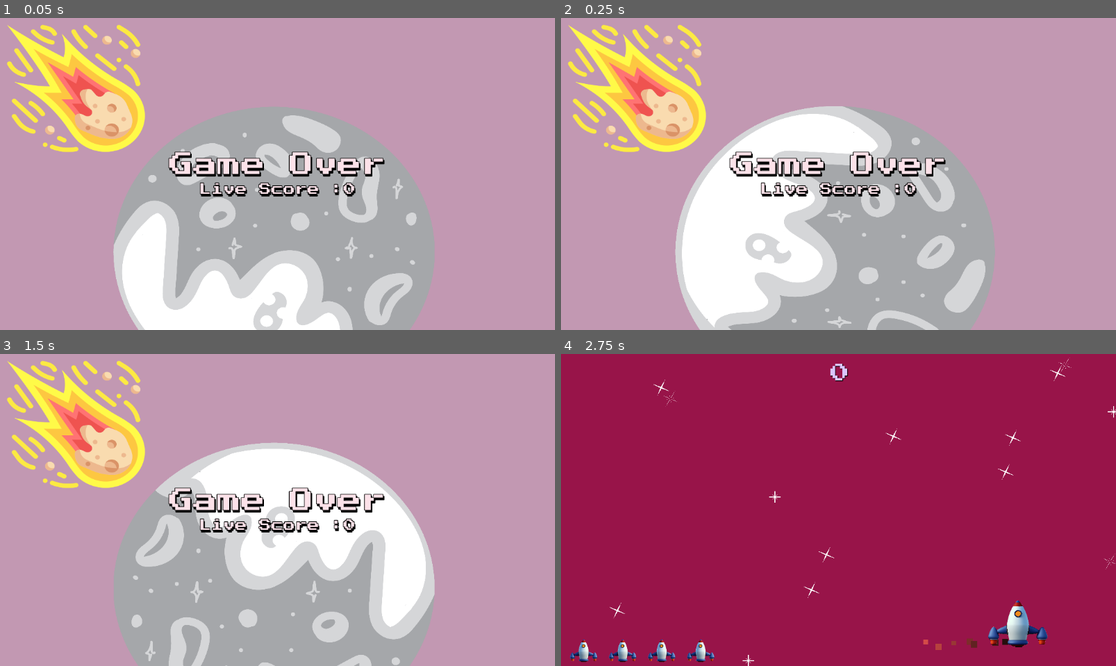
Above: before the commit, frames 1-4 (two rows, left to right).
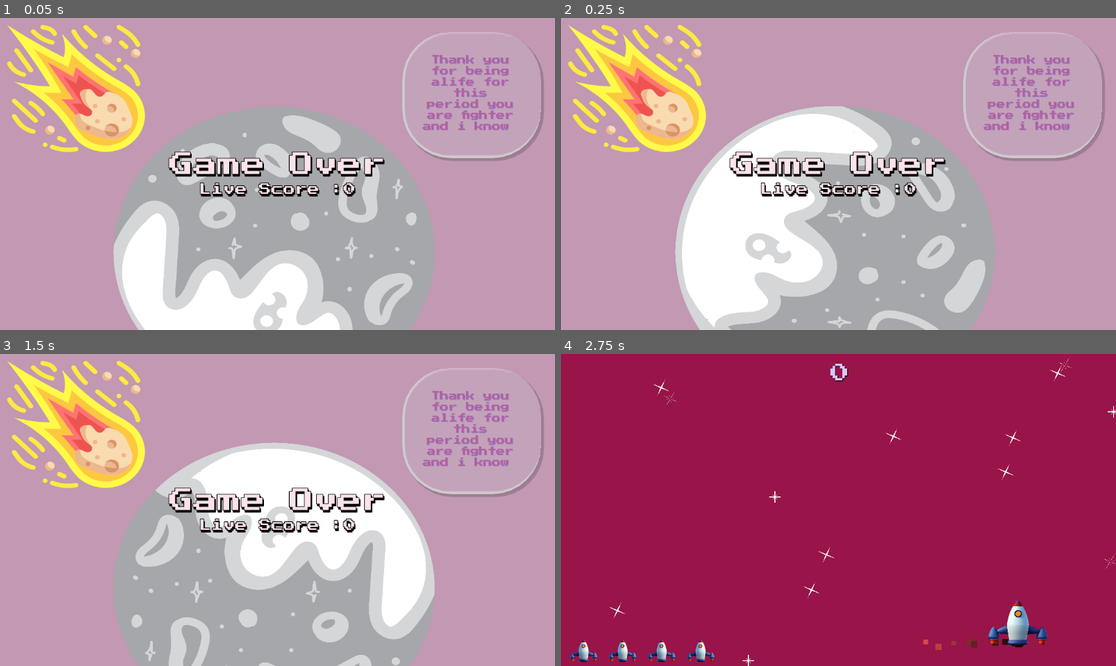
Above: after the commit, the same moments.

Repository: Alaa-Khaled210/Meteors-War
Game: Godot game, scene res://scense/game_over.tscn
Same seed, same stepped clock (60 frames per second), same inputs: the game is played once before the commit and once after it. This scene is started directly instead of the project's main scene. Sound files missing from this copy of the repository are replaced by a short silence.
Inputs (mouse positions are in pixels of both pictures, inside the frame that each line leads up to):
- Up to frame 1 (0.05 s): no input
- Up to frame 2 (0.25 s): no input
- Up to frame 3 (1.5 s): tap Enter at 0.5 s; move the mouse to (399, 494) at 0.52 s; hold Right (right) 0.53-1.28 s; hold Space (Shoot) 0.53-1.28 s; move the mouse to (166, 525) at 1.27 s; hold Down (down) from 1.28 s (still down); tap Space (Shoot) at 1.35 s
- Up to frame 4 (2.75 s): tap Space (Shoot) at 2 s; move the mouse to (894, 441) at 2.02 s; release Down (down) at 2.03 s; hold Right (right) from 2.03 s (still down); hold Space (Shoot) from 2.03 s (still down)

The runs differ from the first frame. In frame 1, 1.9% of the frame differs, in the area x 72-98%, y 4-46%; in frame 2, 1.9%; in frame 3, 1.9%; in frame 4, nothing differs.

Commit message:
gameover add quote

Diff:
--- a/scense/game_over.tscn
+++ b/scense/game_over.tscn
@@ -29,6 +29,18 @@
 "name": &"default",
 "speed": 1.0
 }]
+
+[sub_resource type="StyleBoxFlat" id="StyleBoxFlat_tdf7g"]
+bg_color = Color(0.898093, 0.77519, 0.867602, 0.52549)
+border_width_left = 5
+border_width_bottom = 5
+corner_radius_top_left = 100
+corner_radius_top_right = 100
+corner_radius_bottom_right = 100
+corner_radius_bottom_left = 100
+shadow_color = Color(0, 0, 0, 0.184314)
+shadow_size = 2
+shadow_offset = Vector2(5, 5)
 
 [node name="GameOver" type="Control"]
 layout_mode = 3
@@ -115,11 +127,38 @@
 
 [node name="Label" type="Label" parent="MarginContainer"]
 layout_mode = 2
-theme_override_colors/font_shadow_color = Color(0.791556, 7.21961e-07, 0.476815, 1)
+theme_override_colors/font_shadow_color = Color(0.60237, 1.58831e-06, 0.357967, 1)
+theme_override_constants/shadow_offset_x = 2
+theme_override_constants/shadow_offset_y = 3
 theme_override_fonts/font = ExtResource("1_jic06")
 theme_override_font_sizes/font_size = 15
-text = "Press space to start agaiin"
+text = "Press space to start again"
 
 [node name="AudioStreamPlayer2D" type="AudioStreamPlayer2D" parent="."]
 stream = ExtResource("4_r8gqb")
 autoplay = true
+
+[node name="Panel" type="Panel" parent="."]
+layout_mode = 0
+offset_left = 835.0
+offset_top = 29.0
+offset_right = 1123.0
+offset_bottom = 291.0
+theme_override_styles/panel = SubResource("StyleBoxFlat_tdf7g")
+
+[node name="Label" type="Label" parent="Panel"]
+layout_mode = 0
+offset_left = 34.0
+offset_top = 42.0
+offset_right = 249.0
+offset_bottom = 212.0
+theme_override_colors/font_color = Color(0.706821, 0.365382, 0.616246, 0.980392)
+theme_override_colors/font_shadow_color = Color(0.568438, 0.51617, 0.807854, 1)
+theme_override_colors/font_outline_color = Color(0, 0, 0, 1)
+theme_override_constants/line_spacing = 5
+theme_override_fonts/font = ExtResource("1_jic06")
+theme_override_font_sizes/font_size = 18
+text = "Thank you for being alife for this period you are fighter and i know "
+horizontal_alignment = 1
+vertical_alignment = 1
+autowrap_mode = 3
--- a/scense/instructions.tscn
+++ b/scense/instructions.tscn
@@ -241,7 +241,7 @@
 theme_override_colors/font_shadow_color = Color(0, 0, 0, 1)
 theme_override_fonts/font = ExtResource("5_vk23w")
 theme_override_font_sizes/font_size = 30
-text = "MOVE"
+text = "CONTROLS"
 horizontal_alignment = 1
 vertical_alignment = 1
 
Not shown: 1 places in scense/game_over.tscn that only renumber resources
